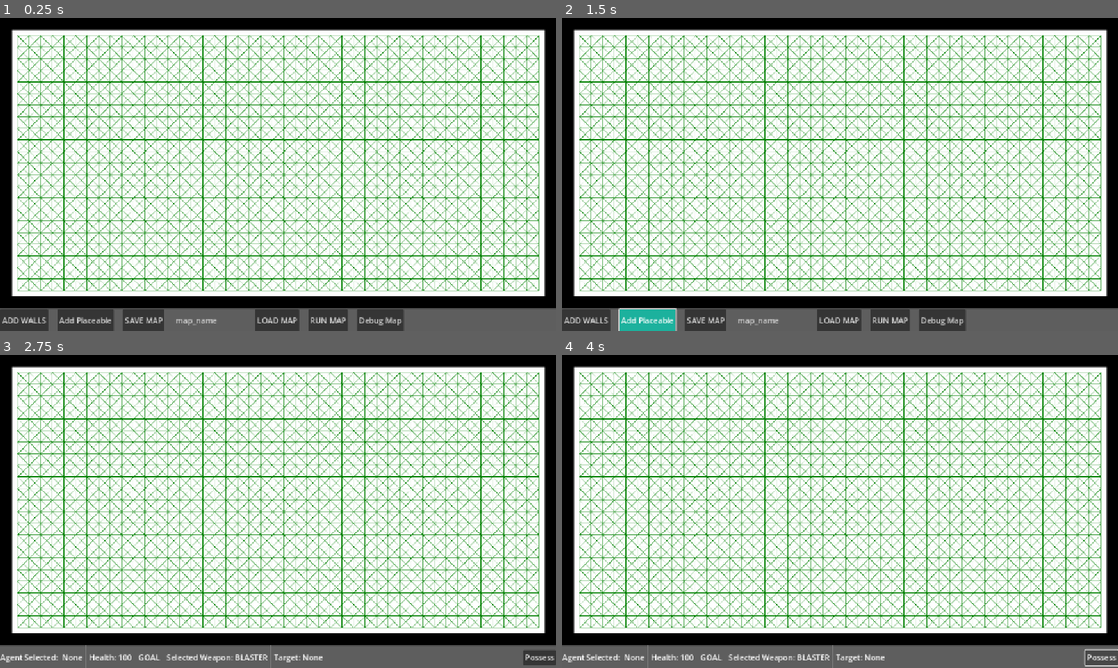
Above: before the commit, frames 1-4 (two rows, left to right).
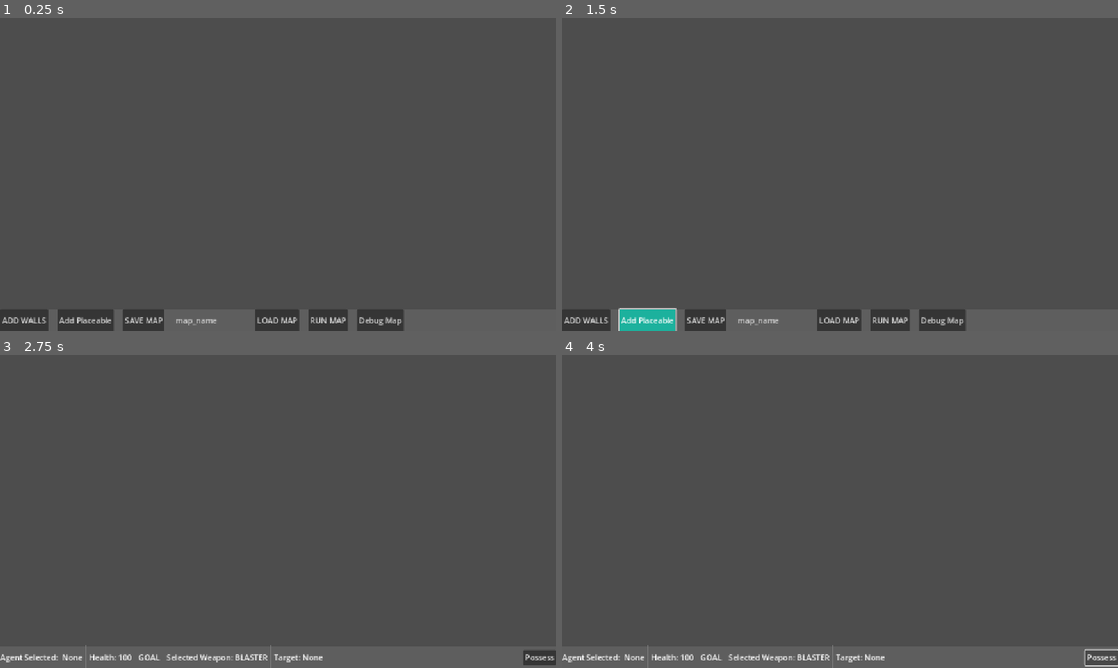
Above: after the commit, the same moments.

Repository: 702BH/GameAIProjects
Game: Godot game, scene res://ProgrammingGameAIByExample/Raven/raven_main_scene.tscn
Two runs of this game, one before a commit and one after it. Both use one fixed random seed, a clock stepped at 60 frames per second and the inputs below. The project has no main scene, so this scene is started directly.
Inputs:
- Up to frame 1 (0.25 s): no input
- Up to frame 2 (1.5 s): click "ADD WALLS" at 0.5 s; click "Add Placeable" at 1.25 s
- Up to frame 3 (2.75 s): click "RUN MAP" at 2 s
- Up to frame 4 (4 s): click "Possess" at 2.75 s; click "Possess" at 3.5 s

The runs differ from the first frame. In frame 1, 92% of the frame differs, in the area x 0-100%, y 0-93%; in frame 2, 92%; in frame 3, 92%; in frame 4, 92%.

Commit message:
added functionality for map editor

Diff:
--- /dev/null
+++ b/aiforgamesprojects/ProgrammingGameAIByExample/Raven/Scenes/UI/map_drawing_input.tscn
@@ -0,0 +1,32 @@
+[gd_scene load_steps=6 format=3 uid="uid://blaxjkyc3u28c"]
+
+[ext_resource type="Script" uid="uid://qcfy7irv0tk6" path="res://ProgrammingGameAIByExample/Raven/map_drawing_input.gd" id="1_is2fs"]
+[ext_resource type="Script" uid="uid://neh8p6k2bcdk" path="res://ProgrammingGameAIByExample/Raven/map_drawing.gd" id="2_entot"]
+[ext_resource type="Script" uid="uid://cqhp03f6dx6m0" path="res://ProgrammingGameAIByExample/Raven/static_drawing.gd" id="3_qrcs0"]
+[ext_resource type="Script" uid="uid://si5xexsnexmu" path="res://ProgrammingGameAIByExample/Raven/bucket_drawing.gd" id="4_dfo63"]
+[ext_resource type="Script" uid="uid://bhfbph3b48bce" path="res://ProgrammingGameAIByExample/Raven/overlay_draw.gd" id="5_d7llw"]
+
+[node name="MapDrawingInput" type="Node2D"]
+z_index = 50
+script = ExtResource("1_is2fs")
+
+[node name="SubViewport" type="SubViewport" parent="."]
+gui_disable_input = true
+gui_snap_controls_to_pixels = false
+render_target_clear_mode = 1
+render_target_update_mode = 4
+
+[node name="MapDrawing" type="Node2D" parent="SubViewport"]
+z_index = 25
+script = ExtResource("2_entot")
+
+[node name="StaticDrawing" type="Node2D" parent="SubViewport/MapDrawing"]
+script = ExtResource("3_qrcs0")
+
+[node name="BucketDrawing" type="Node2D" parent="."]
+z_index = 26
+script = ExtResource("4_dfo63")
+
+[node name="OverlayDraw" type="Node2D" parent="."]
+z_index = 27
+script = ExtResource("5_d7llw")
--- a/aiforgamesprojects/ProgrammingGameAIByExample/Raven/Scenes/UI/map_editor_buttons.tscn
+++ b/aiforgamesprojects/ProgrammingGameAIByExample/Raven/Scenes/UI/map_editor_buttons.tscn
@@ -3,6 +3,7 @@
 [node name="MapEditorButtons" type="HBoxContainer"]
 offset_right = 40.0
 offset_bottom = 40.0
+size_flags_horizontal = 3
 theme_override_constants/separation = 10
 
 [node name="Walls" type="Button" parent="."]
--- /dev/null
+++ b/aiforgamesprojects/ProgrammingGameAIByExample/Raven/Scenes/UI/ui_base.gd
@@ -0,0 +1,9 @@
+extends Control
+
+
+@onready var button_container := $Container/PanelContainer
+
+
+
+func add_buttons(buttons: HBoxContainer) -> void:
+	button_container.add_child(buttons)
--- a/aiforgamesprojects/ProgrammingGameAIByExample/Raven/Scenes/UI/ui_base.tscn
+++ b/aiforgamesprojects/ProgrammingGameAIByExample/Raven/Scenes/UI/ui_base.tscn
@@ -1,4 +1,6 @@
-[gd_scene load_steps=2 format=3 uid="uid://bd7xhayy1lt13"]
+[gd_scene load_steps=3 format=3 uid="uid://bd7xhayy1lt13"]
+
+[ext_resource type="Script" uid="uid://y0ng3mf676hm" path="res://ProgrammingGameAIByExample/Raven/Scenes/UI/ui_base.gd" id="1_jyig2"]
 
 [sub_resource type="StyleBoxFlat" id="StyleBoxFlat_i2snx"]
 bg_color = Color(0.5, 0.37, 0.37, 1)
@@ -10,6 +12,7 @@
 anchor_bottom = 1.0
 grow_horizontal = 2
 grow_vertical = 2
+script = ExtResource("1_jyig2")
 
 [node name="Container" type="VBoxContainer" parent="."]
 layout_mode = 1
--- a/aiforgamesprojects/ProgrammingGameAIByExample/Raven/Scenes/edit_map_scene.gd
+++ b/aiforgamesprojects/ProgrammingGameAIByExample/Raven/Scenes/edit_map_scene.gd
@@ -1,8 +1,28 @@
 extends Node2D
 
 @export var buttons : PackedScene
+@export var width := 1152.0
+@export var height := 600.0
 
 @onready var ui_base:= $UI/UIBase
+@onready var world_sprite := $WorldSprite
+@onready var map_input := $MapDrawingInput
+
+var resolution := 24.0
+var loaded_map := ""
+# grid-space partioning
+var cell_size = 4
+
 
 func _ready() -> void:
-	pass
+	var buttons :HBoxContainer = buttons.instantiate()
+	ui_base.add_buttons(buttons)
+
+	# initialise the map drawing input
+	map_input.setup_viewport(width, height)
+
+
+	# initialise the world and generate the grid
+	World.initialise(width, height, resolution, cell_size)
+	World.graph = RavenGraph.new(false)
+	World.generate_grid()
--- a/aiforgamesprojects/ProgrammingGameAIByExample/Raven/Scenes/edit_map_scene.tscn
+++ b/aiforgamesprojects/ProgrammingGameAIByExample/Raven/Scenes/edit_map_scene.tscn
@@ -1,11 +1,25 @@
-[gd_scene load_steps=3 format=3 uid="uid://c5d1yhld4km0r"]
+[gd_scene load_steps=6 format=3 uid="uid://c5d1yhld4km0r"]
 
 [ext_resource type="Script" uid="uid://dh6anayorwhn4" path="res://ProgrammingGameAIByExample/Raven/Scenes/edit_map_scene.gd" id="1_28eya"]
 [ext_resource type="PackedScene" uid="uid://bd7xhayy1lt13" path="res://ProgrammingGameAIByExample/Raven/Scenes/UI/ui_base.tscn" id="1_b6wt3"]
+[ext_resource type="PackedScene" uid="uid://d3jreuk3tv2a3" path="res://ProgrammingGameAIByExample/Raven/Scenes/UI/map_editor_buttons.tscn" id="2_thg27"]
+[ext_resource type="PackedScene" uid="uid://blaxjkyc3u28c" path="res://ProgrammingGameAIByExample/Raven/Scenes/UI/map_drawing_input.tscn" id="3_vh614"]
+
+[sub_resource type="ViewportTexture" id="ViewportTexture_vh614"]
+viewport_path = NodePath("MapDrawingInput/SubViewport")
 
 [node name="EditMapScene" type="Node2D"]
 script = ExtResource("1_28eya")
+buttons = ExtResource("2_thg27")
+
+[node name="MapDrawingInput" parent="." instance=ExtResource("3_vh614")]
 
 [node name="UI" type="CanvasLayer" parent="."]
 
 [node name="UIBase" parent="UI" instance=ExtResource("1_b6wt3")]
+
+[node name="WorldSprite" type="Sprite2D" parent="."]
+texture = SubResource("ViewportTexture_vh614")
+centered = false
+
+[editable path="MapDrawingInput"]
--- a/aiforgamesprojects/ProgrammingGameAIByExample/Raven/map_drawing_input.gd
+++ b/aiforgamesprojects/ProgrammingGameAIByExample/Raven/map_drawing_input.gd
@@ -29,6 +29,12 @@
 	RavenServiceBus.placeable_popup_submitted.connect(_on_popup_submitted.bind())
 	RavenServiceBus.debg_mode_changed.connect(_on_debug_mode_changed.bind())
 	RavenServiceBus.game_start_requested.connect(_on_map_start_requested.bind())
+
+
+func setup_viewport(width:float, height:float) -> void:
+	viewport.size.x = width
+	viewport.size.y = height
+
 
 
 func _on_map_start_requested() -> void:
--- a/aiforgamesprojects/ProgrammingGameAIByExample/Raven/raven_main_scene.tscn
+++ b/aiforgamesprojects/ProgrammingGameAIByExample/Raven/raven_main_scene.tscn
@@ -1,17 +1,13 @@
-[gd_scene load_steps=11 format=3 uid="uid://dk31yiflq813g"]
+[gd_scene load_steps=7 format=3 uid="uid://dk31yiflq813g"]
 
 [ext_resource type="Script" uid="uid://novq8jodqgp7" path="res://ProgrammingGameAIByExample/Raven/raven_main_scene.gd" id="1_c0dl3"]
 [ext_resource type="PackedScene" uid="uid://c5uea86dlcivm" path="res://ProgrammingGameAIByExample/Raven/map_ui_editor.tscn" id="1_pnaga"]
 [ext_resource type="Script" uid="uid://p8yqjw3k0s8h" path="res://ProgrammingGameAIByExample/Raven/agent_container.gd" id="2_qcd6h"]
 [ext_resource type="Script" uid="uid://dwwxhp0al65y5" path="res://ProgrammingGameAIByExample/Raven/Items/triggers_container.gd" id="3_bmaej"]
-[ext_resource type="Script" uid="uid://neh8p6k2bcdk" path="res://ProgrammingGameAIByExample/Raven/map_drawing.gd" id="3_wa7ej"]
-[ext_resource type="Script" uid="uid://qcfy7irv0tk6" path="res://ProgrammingGameAIByExample/Raven/map_drawing_input.gd" id="4_83dyp"]
-[ext_resource type="Script" uid="uid://si5xexsnexmu" path="res://ProgrammingGameAIByExample/Raven/bucket_drawing.gd" id="5_f5ucg"]
-[ext_resource type="Script" uid="uid://bhfbph3b48bce" path="res://ProgrammingGameAIByExample/Raven/overlay_draw.gd" id="6_8yi77"]
-[ext_resource type="Script" uid="uid://cqhp03f6dx6m0" path="res://ProgrammingGameAIByExample/Raven/static_drawing.gd" id="7_vghlm"]
+[ext_resource type="PackedScene" uid="uid://blaxjkyc3u28c" path="res://ProgrammingGameAIByExample/Raven/Scenes/UI/map_drawing_input.tscn" id="4_f5ucg"]
 
-[sub_resource type="ViewportTexture" id="ViewportTexture_83dyp"]
-viewport_path = NodePath("MapDrawingInput/SubViewport")
+[sub_resource type="ViewportTexture" id="ViewportTexture_f5ucg"]
+viewport_path = NodePath("SubViewport")
 
 [node name="RavenMainScene" type="Node2D"]
 script = ExtResource("1_c0dl3")
@@ -24,30 +20,7 @@
 z_index = 99
 script = ExtResource("3_bmaej")
 
-[node name="MapDrawingInput" type="Node2D" parent="."]
-z_index = 50
-script = ExtResource("4_83dyp")
-
-[node name="SubViewport" type="SubViewport" parent="MapDrawingInput"]
-gui_disable_input = true
-gui_snap_controls_to_pixels = false
-render_target_clear_mode = 1
-render_target_update_mode = 4
-
-[node name="MapDrawing" type="Node2D" parent="MapDrawingInput/SubViewport"]
-z_index = 25
-script = ExtResource("3_wa7ej")
-
-[node name="StaticDrawing" type="Node2D" parent="MapDrawingInput/SubViewport/MapDrawing"]
-script = ExtResource("7_vghlm")
-
-[node name="BucketDrawing" type="Node2D" parent="MapDrawingInput"]
-z_index = 26
-script = ExtResource("5_f5ucg")
-
-[node name="OverlayDraw" type="Node2D" parent="MapDrawingInput"]
-z_index = 27
-script = ExtResource("6_8yi77")
+[node name="MapDrawingInput" parent="." instance=ExtResource("4_f5ucg")]
 
 [node name="CanvasLayer" type="CanvasLayer" parent="."]
 layer = 26
@@ -59,9 +32,11 @@
 z_index = 4096
 
 [node name="World" type="Sprite2D" parent="."]
-texture = SubResource("ViewportTexture_83dyp")
+texture = SubResource("ViewportTexture_f5ucg")
 centered = false
 
 [connection signal="map_load_request" from="CanvasLayer/UI" to="." method="_on_ui_map_load_request"]
 [connection signal="map_save_request" from="CanvasLayer/UI" to="." method="_on_ui_map_save_request"]
 [connection signal="start_map_request" from="CanvasLayer/UI" to="." method="_on_ui_start_map_request"]
+
+[editable path="MapDrawingInput"]
Not shown, added: aiforgamesprojects/ProgrammingGameAIByExample/Raven/Scenes/UI/ui_base.gd.uid
